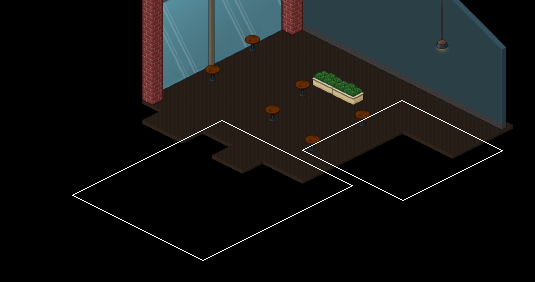
Tiled map -- prototype/resources/coffee-house/habbo-coffee-house.tmx. The picture above shows the old version from afar; the outline marks the close-up.
Close-up. The starting point:
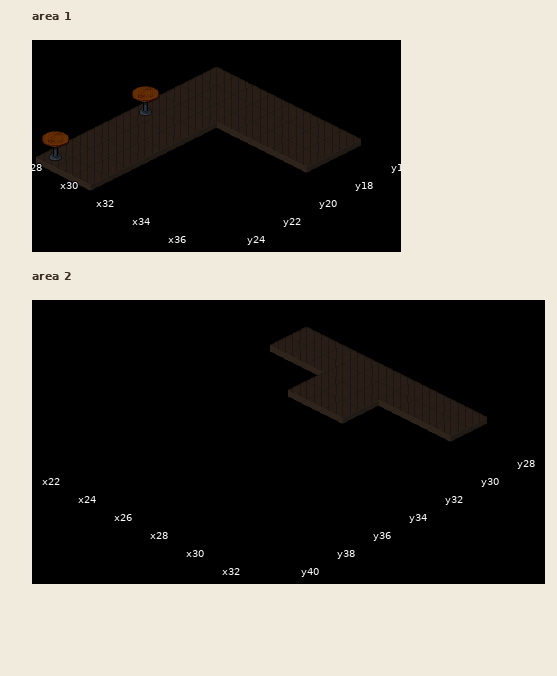
Cells are 64x32 px. Isometric: x runs down to the right, y down to the left. Shown: area 1 x 28..37, y 16..25; area 2 x 21..33, y 27..41. The old version is drawn lined up with the new one.
The same view after the edit:
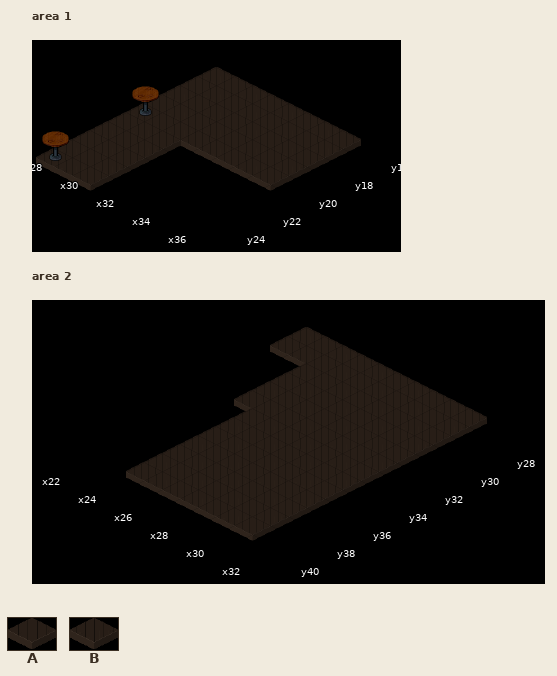
Key: from "wood-floor": A 2, B 3.
_ is an empty cell.
The exact change:
map size 23x20 -> 50x50 cells (old content now starts at 14,13; both pictures use the new coordinates)
Layer "Ground", area 1:
y 19: x 31..35 _____ -> BABAB
y 20: x 31..35 _____ -> ABABA
Layer "Ground", area 2:
y 29: x 23 _ -> B; x 27..30 ____ -> BABA
y 30: x 23 _ -> A; x 27..30 ____ -> ABAB
y 31: x 23..30 ________ -> BABABABA
y 32: x 23..30 ________ -> ABABABAB
y 33: x 24..30 _______ -> ABABABA
y 34: x 24..30 _______ -> BABABAB
y 35: x 24..30 _______ -> ABABABA
y 36: x 24..30 _______ -> BABABAB
y 37: x 24..30 _______ -> ABABABA
y 38: x 24..30 _______ -> BABABAB
y 39: x 24..30 _______ -> ABABABA
Changed places in both close-ups, as pixel boxes (x1, y1, x2, y2):
added: (181, 122, 307, 184)
added: (126, 363, 451, 534)
